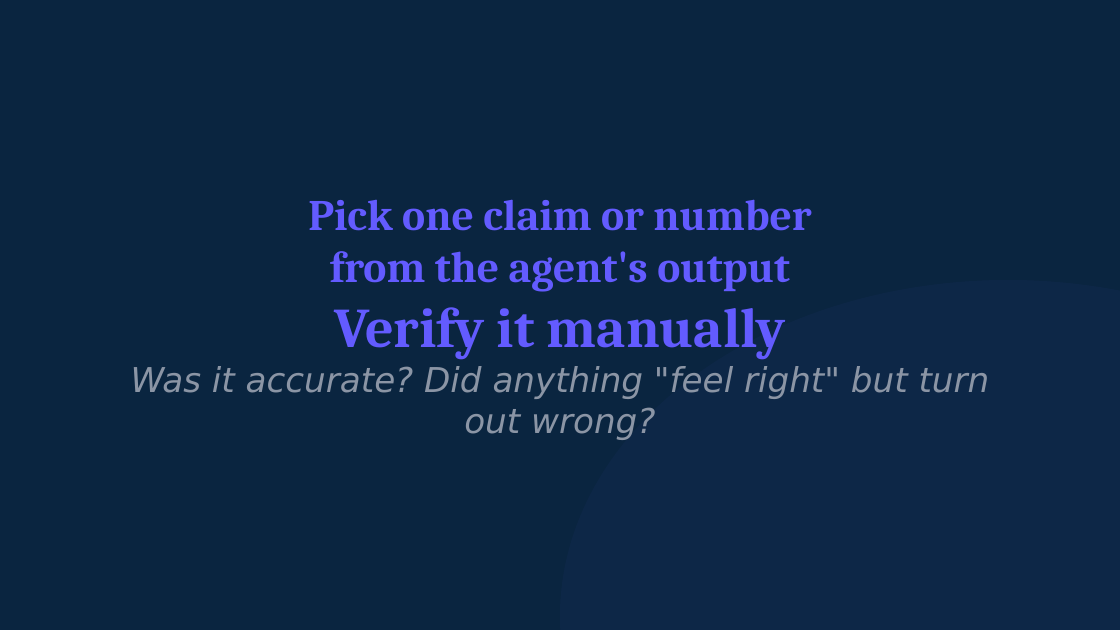
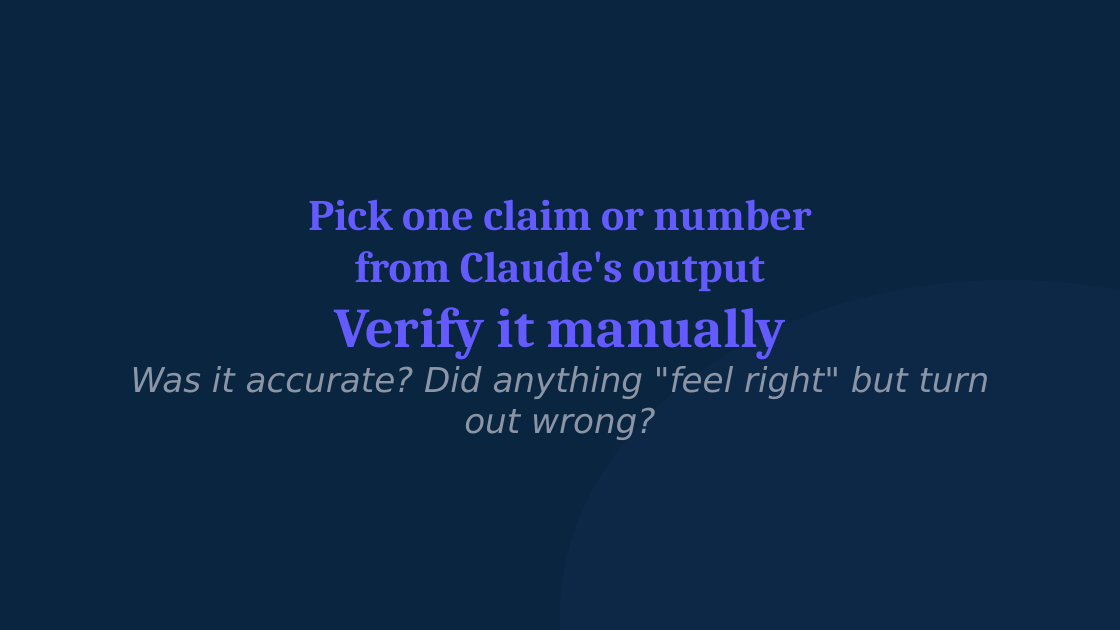
Before and after one commit to michaelengland/ai-best-practices, a slide deck: slide 13 of decks/workshop-2-orchestrator/workshop-2-orchestrator.pptx (slide 11 before the commit). Drawn at 1120x630 pixels with LibreOffice and Linux fonts; fonts in the diff are those of the drawing. Boxes give left, top, right and bottom in pixels: in the first picture for what was removed or moved away, otherwise in the second. Text is boxed around its words. In the diff, an @@ line names an element or a change of style, - is before the commit and + after.

```diff
--- a/decks/workshop-2-orchestrator/workshop-2-orchestrator.pptx
+++ b/decks/workshop-2-orchestrator/workshop-2-orchestrator.pptx
@@ text at (355, 251, 765, 291): text changed @@
-from the agent's output
+from Claude's output
```
Also in this commit, not shown: 8 other slides changed, 4 slides added, 2 slides removed, 10 other files.
